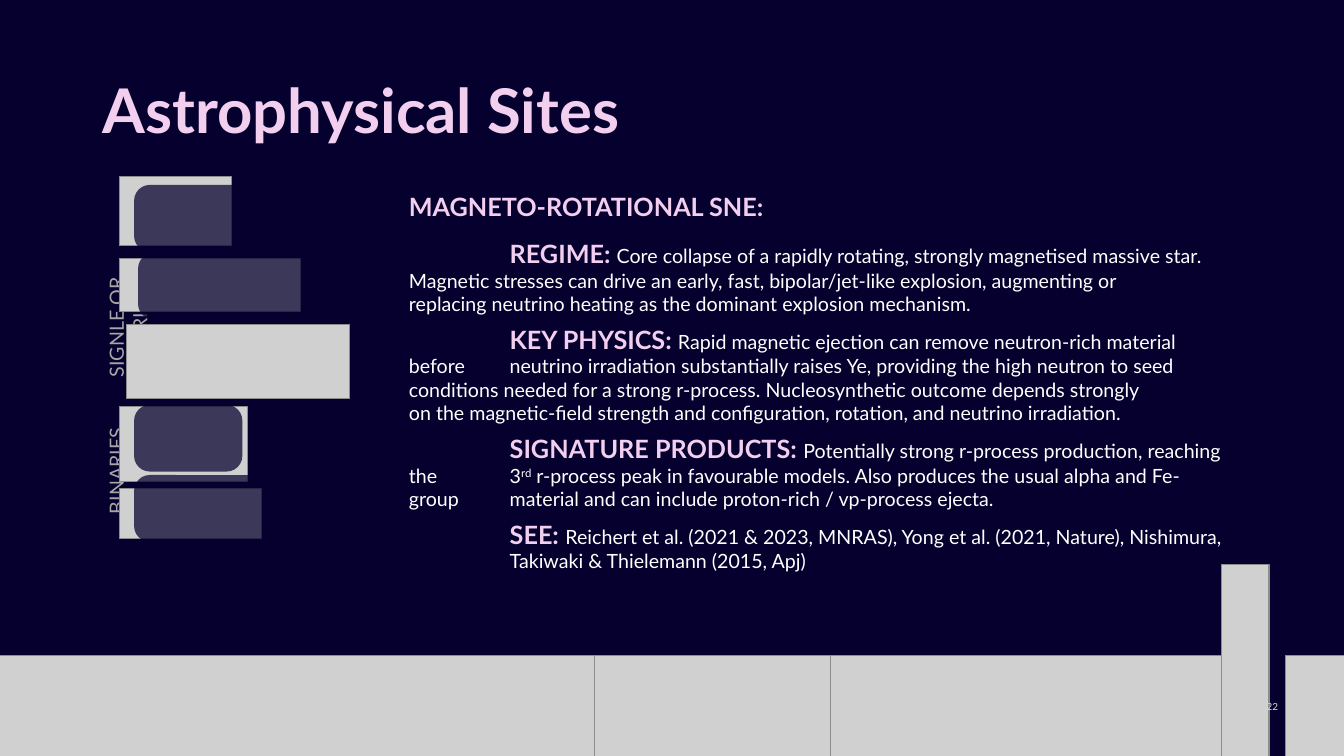
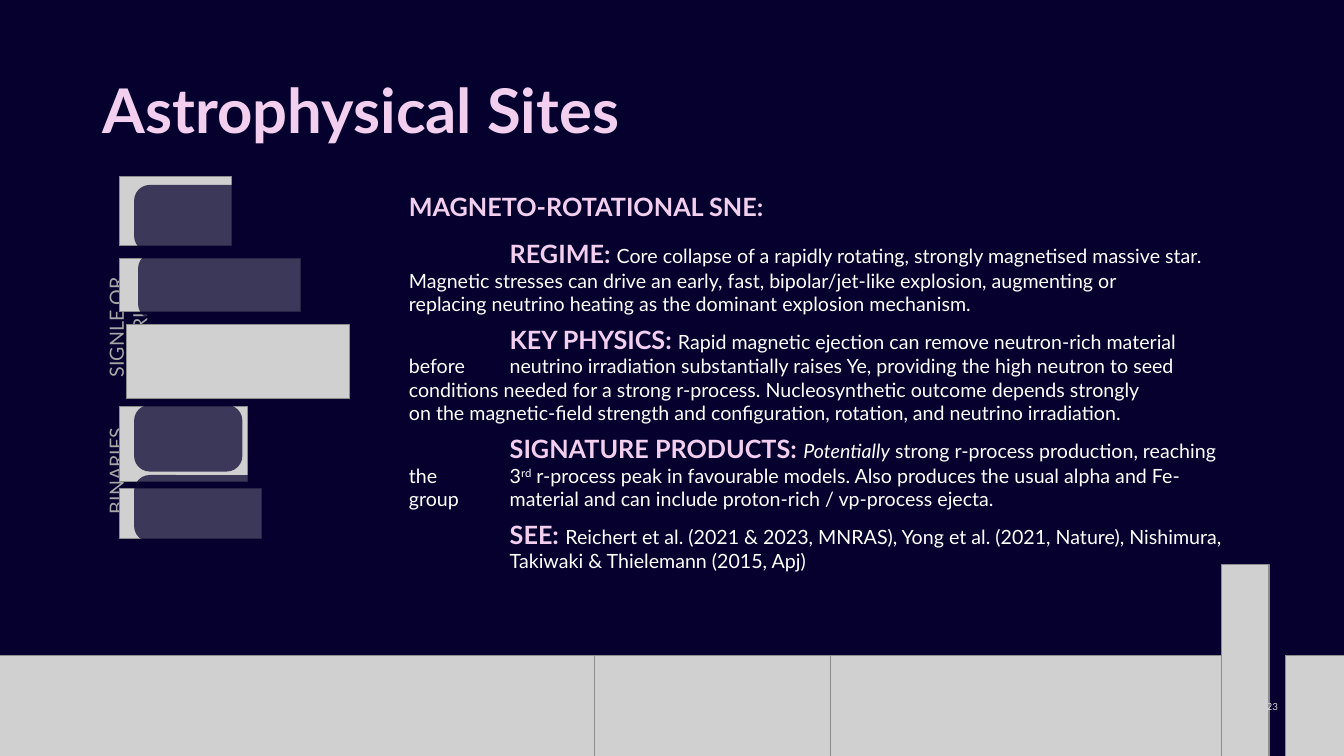
Before and after one commit to giulia-cinquegrana/bridgce2026-stellar-nucleosynthesis, a slide deck: slide 23 of resources/lectures/slides_1_nucleosynthesis_landscape.pptx (slide 22 before the commit). Drawn at 1344x756 pixels with LibreOffice and Linux fonts; fonts in the diff are those of the drawing; grey boxes stand for pictures. Boxes give left, top, right and bottom in pixels: in the first picture for what was removed or moved away, otherwise in the second. Text is boxed around its words. In the diff, an @@ line names an element or a change of style, - is before the commit and + after.

```diff
--- a/resources/lectures/slides_1_nucleosynthesis_landscape.pptx
+++ b/resources/lectures/slides_1_nucleosynthesis_landscape.pptx
@@ text at <box>510,439,1216,510</box>: italic on in "Potentially" @@
```
Also in this commit, not shown: 2 other slides changed, 1 slide added, 7 other files.
